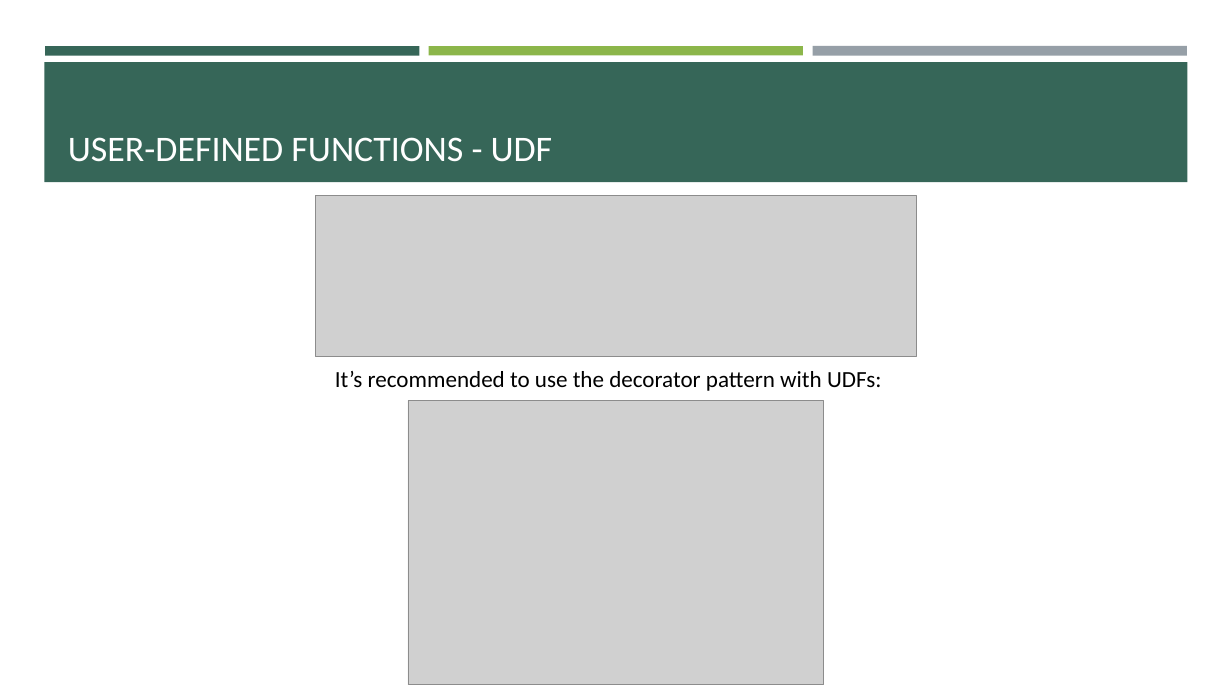
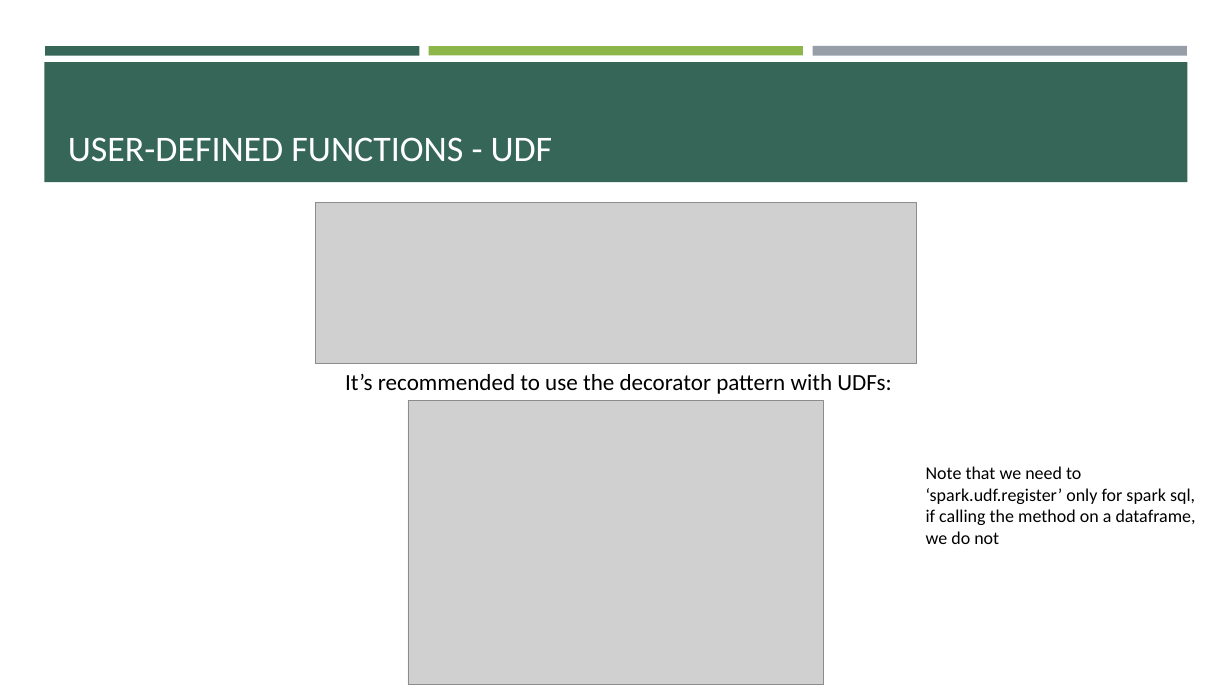
Before and after one commit to e-m-wilson/data_engineering, a slide deck: slide 62 of spark/Spark.pptx. Drawn at 1232x693 pixels with LibreOffice and Linux fonts; fonts in the diff are those of the drawing; grey boxes stand for pictures. Boxes give left, top, right and bottom in pixels: in the first picture for what was removed or moved away, otherwise in the second. Text is boxed around its words. In the diff, an @@ line names an element or a change of style, - is before the commit and + after.

```diff
--- a/spark/Spark.pptx
+++ b/spark/Spark.pptx
@@ picture: place and size @@
-picture at bbox=[315, 196, 917, 357]
+picture at bbox=[315, 202, 917, 363]
@@ text "It’s recommended to use the ...": place and size @@
-text "It’s recommended to use the ..." at bbox=[335, 371, 881, 391]
+text "It’s recommended to use the ..." at bbox=[345, 374, 891, 394]
@@ text added at bbox=[926, 466, 1196, 544], 14 pt, text #000000 @@
+Note that we need to ‘spark.udf.register’ only for spark sql, if calling the method on a dataframe, we do not
```
Also in this commit, not shown: 1 other slide changed, 2 other files.
